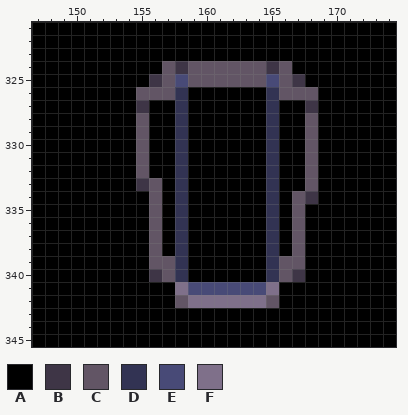
A pixel-art file gets an edit: assets/doodles.ase. Above: the version before the commit.
589x574 pixels, 1 frame. Colours within 5 levels of each other are drawn and written as one. Shown: x 147..174, y 321..345.
Visible layers, top first: "Layer 1", "Layer", "Background".
Palette (. is transparent): A #000000  B #3e3546  C #625565  D #323353  E #484a77  F #7f708a
Pixels before, first column x 147:
321 AAAAAAAAAAAAAAAAAAAAAAAAAAAA
322 AAAAAAAAAAAAAAAAAAAAAAAAAAAA
323 AAAAAAAAAAAAAAAAAAAAAAAAAAAA
324 AAAAAAAAAACBCCCCCCBCAAAAAAAA
325 AAAAAAAAABCECCCCCCECBAAAAAAA
326 AAAAAAAACCCDAAAAAADCCCAAAAAA
327 AAAAAAAABAADAAAAAADAABAAAAAA
328 AAAAAAAACAADAAAAAADAACAAAAAA
329 AAAAAAAACAADAAAAAADAACAAAAAA
330 AAAAAAAACAADAAAAAADAACAAAAAA
331 AAAAAAAACAADAAAAAADAACAAAAAA
332 AAAAAAAACAADAAAAAADAACAAAAAA
333 AAAAAAAABCADAAAAAADAACAAAAAA
334 AAAAAAAAACADAAAAAADACBAAAAAA
335 AAAAAAAAACADAAAAAADACAAAAAAA
336 AAAAAAAAACADAAAAAADACAAAAAAA
337 AAAAAAAAACADAAAAAADACAAAAAAA
338 AAAAAAAAACADAAAAAADACAAAAAAA
339 AAAAAAAAACCDAAAAAADCCAAAAAAA
340 AAAAAAAAABCDAAAAAADCBAAAAAAA
341 AAAAAAAAAAAFEEEEEEFAAAAAAAAA
342 AAAAAAAAAAACFFFFFFCAAAAAAAAA
343 AAAAAAAAAAAAAAAAAAAAAAAAAAAA
344 AAAAAAAAAAAAAAAAAAAAAAAAAAAA
345 AAAAAAAAAAAAAAAAAAAAAAAAAAAA
The same view after the edit:
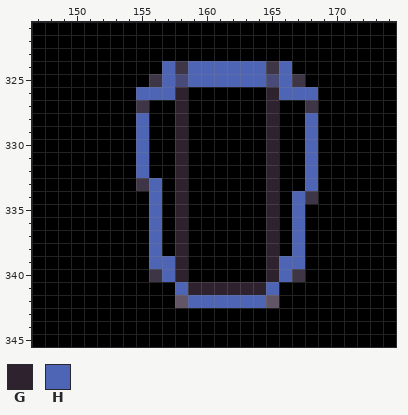
Colours new in this view: G #2e222f  H #4d65b4
Edits made:
Layer "Layer":
Colour D becomes colour G in rows 326 to 340 at x 158 and 165.
Colour E becomes colour G in row 341 at x 159 to 164.
Colour C becomes colour H in rows 324 to 325 at x 157, 159 to 164 and 166; in row 326 at x 155 to 157 and 166 to 168; in rows 328 to 332 at x 155 and 168; in row 333 at x 156 and 168; in rows 334 to 338 at x 156 and 167; in row 339 at x 156 to 157 and 166 to 167.
Colour C becomes colour H in row 340 at x 157 and 166.
Colour F becomes colour H in row 341 at x 158 and 165; in row 342 at x 159 to 164.
Pixel boxes of the changes (left, top, right, bottom) in both pictures:
changed: (136, 61, 318, 308)
